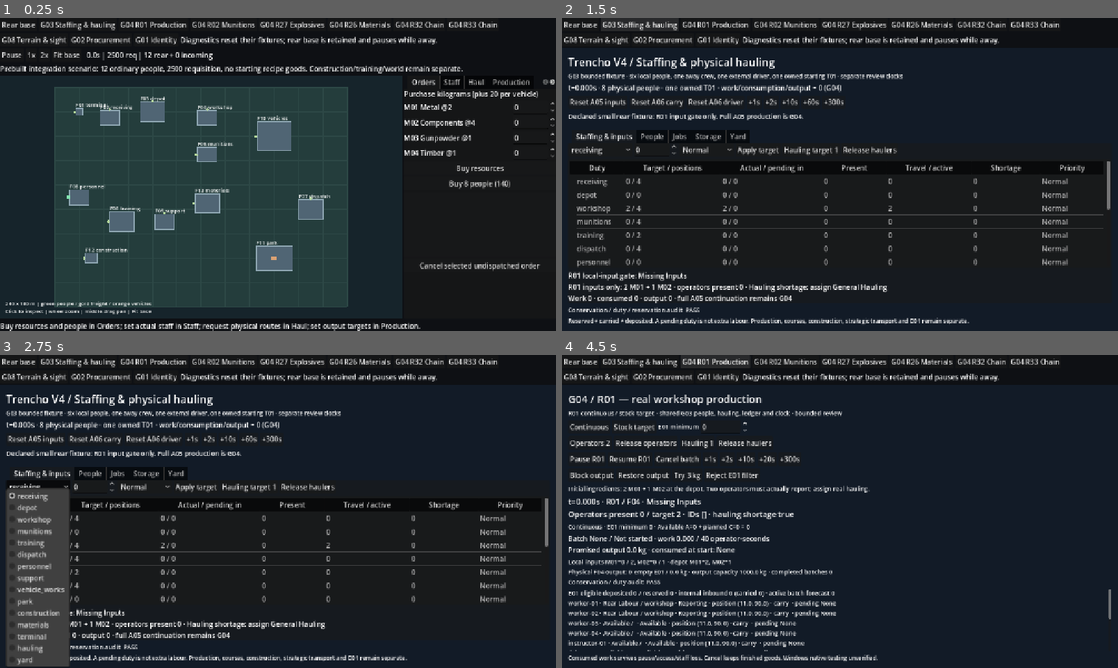
Above: before the commit, frames 1-4 (two rows, left to right).
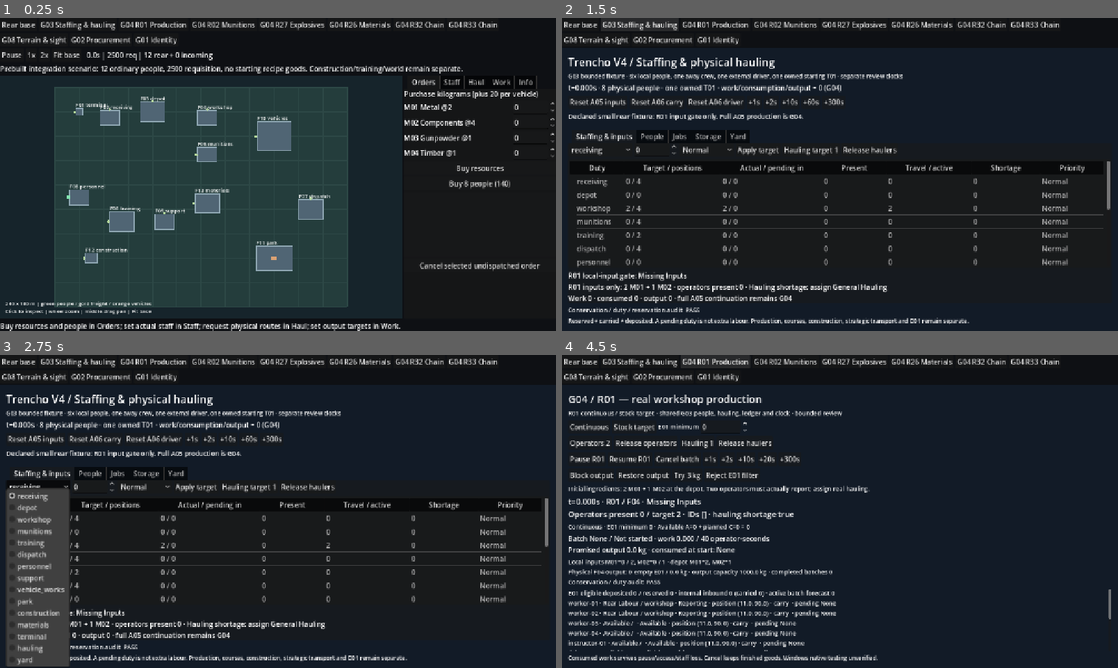
Above: after the commit, the same moments.

Repository: TheInfinityIQ/Trencho_V4
Game: Godot game, scene res://game/main/main.tscn
Same seed, same stepped clock (60 frames per second), same inputs: the game is played once before the commit and once after it.
Inputs:
- Up to frame 1 (0.25 s): no input
- Up to frame 2 (1.5 s): click "Rear base" at 0.5 s; click "G03 Staffing & hauling" at 1.25 s
- Up to frame 3 (2.75 s): click "receiving" at 2 s
- Up to frame 4 (4.5 s): click "Normal" at 2.75 s; click "Normal" at 3.5 s; click "G04 R01 Production" at 4.25 s

The runs differ from the first frame. In frame 1, 0.8% of the frame differs, in the area x 32-100%, y 6-100%; in frame 2, 0.6%; in frame 3, 0.6%; in frame 4, 0.6%.

Commit message:
Fit rear tabs and diagnostics and target real dropdown menu input

Diff:
--- a/game/main/main.gd
+++ b/game/main/main.gd
@@ -26,6 +26,7 @@
 	layout.add_child(controls)
 	var home := Button.new()
 	home.text = "Rear base"
+	home.tooltip_text = "Return to the same live base. Diagnostics reset their own fixtures; base time pauses while away."
 	home.pressed.connect(_show_base)
 	controls.add_child(home)
 	for title in REVIEWS:
@@ -33,9 +34,6 @@
 		button.text = title
 		button.pressed.connect(func() -> void: _show_review(title))
 		controls.add_child(button)
-	var note := Label.new()
-	note.text = "Diagnostics reset their fixtures; rear base is retained and pauses while away."
-	controls.add_child(note)
 	_host = Control.new()
 	_host.size_flags_vertical = Control.SIZE_EXPAND_FILL
 	layout.add_child(_host)
--- a/game/rear_base/base_demo.gd
+++ b/game/rear_base/base_demo.gd
@@ -62,9 +62,9 @@
 	_orders_panel(_panel("Orders"))
 	_staff_panel(_panel("Staff"))
 	_haul_panel(_panel("Haul"))
-	_production_panel(_panel("Production"))
-	_inspect_panel(_panel("Inspect"))
-	feedback = _label(layout, "Buy resources and people in Orders; set actual staff in Staff; request physical routes in Haul; set output targets in Production.")
+	_production_panel(_panel("Work"))
+	_inspect_panel(_panel("Info"))
+	feedback = _label(layout, "Buy resources and people in Orders; set actual staff in Staff; request physical routes in Haul; set output targets in Work.")
 	feedback.autowrap_mode = TextServer.AUTOWRAP_WORD_SMART
 	confirmation = ConfirmationDialog.new()
 	confirmation.title = "Cancel consumed batch?"
--- a/game/rear_base/tests/base_domain_test.gd
+++ b/game/rear_base/tests/base_domain_test.gd
@@ -97,13 +97,12 @@
 			if not base.rear.ledger.inspect_entity(worker).carrying_stock_id.is_empty(): id = worker
 		if not id.is_empty(): break
 	assert_str(id).is_not_empty()
-	assert_bool(base.rear.set_target("receiving", 0).ok).is_true()
+	assert_bool(base.rear.reassign_person(id, "workshop").ok).is_true()
 	var p: Dictionary = base.rear.ledger.inspect_entity(id)
 	assert_str(p.duty_id).is_equal("receiving")
-	assert_str(p.pending_assignment).is_equal("Available")
+	assert_str(p.pending_duty).is_equal("workshop")
 	assert_array(base.rear.production.operators()).not_contains(id)
 	base.rear.advance_time(100)
-	base.rear.set_target("workshop", 1)
 	p = base.rear.ledger.inspect_entity(id)
 	assert_str(p.duty_id).is_equal("workshop")
 	assert_str(p.carrying_stock_id).is_empty()
--- a/game/rear_base/tests/base_input_test.gd
+++ b/game/rear_base/tests/base_input_test.gd
@@ -127,10 +127,15 @@
 func _choose(runner: GdUnitSceneRunner, option: OptionButton, index: int) -> void:
 	await _expose(option)
 	await _click(runner, option.get_global_rect().get_center())
-	await runner.simulate_key_pressed(KEY_HOME)
-	for i in index: await runner.simulate_key_pressed(KEY_DOWN)
-	await runner.simulate_key_pressed(KEY_ENTER)
-	await runner.await_input_processed()
+	await runner.simulate_frames(2)
+	var popup := option.get_popup()
+	assert_bool(popup.visible).is_true()
+	assert_bool(popup.is_embedded()).is_true()
+	# Target the real embedded menu row. All these menus have uniform rows,
+	# no separators; panel margins are smaller than half a row.
+	var point := Vector2(popup.position) + Vector2(popup.size.x * 0.5, (index + 0.5) * popup.size.y / popup.item_count)
+	await _click(runner, point)
+
 	assert_int(option.selected).is_equal(index)
 
 func _tab(runner: GdUnitSceneRunner, demo: Control, index: int) -> void:
--- a/game/staffing/rear_simulation.gd
+++ b/game/staffing/rear_simulation.gd
@@ -452,7 +452,9 @@
 	for a in actors.values():
 		if a.phase == "Unloading" and not receiving._workers.has(a.id):
 			_report(a)
-			released = true
+			# Match hauling: a released Available person fills outstanding targets;
+			# a specific requested destination retains its direct handoff.
+			released = released or ledger.inspect_entity(a.id).duty_id.is_empty()
 	if added or released: _rebalance()
 
 
Not shown, changed: docs/connected_rear_base.md
